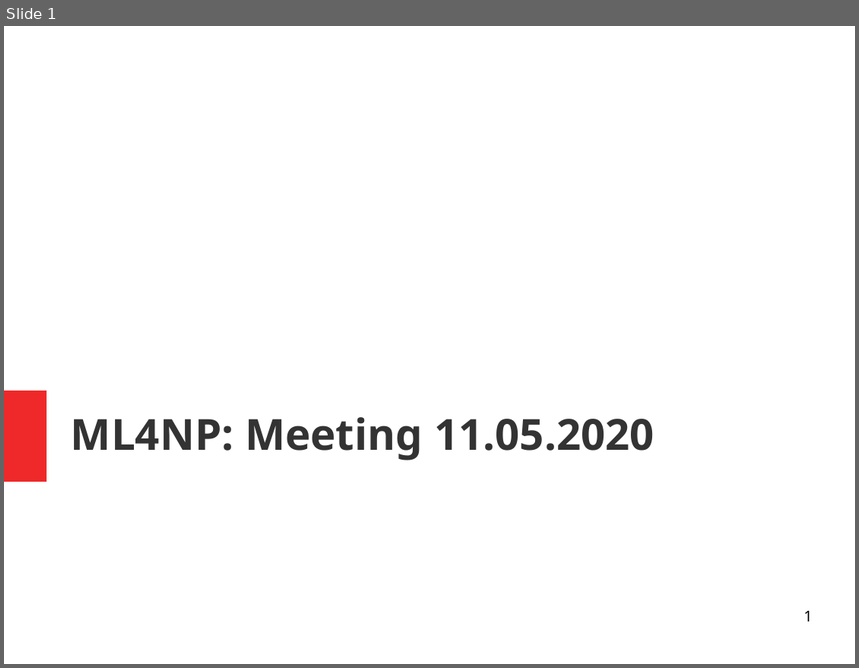
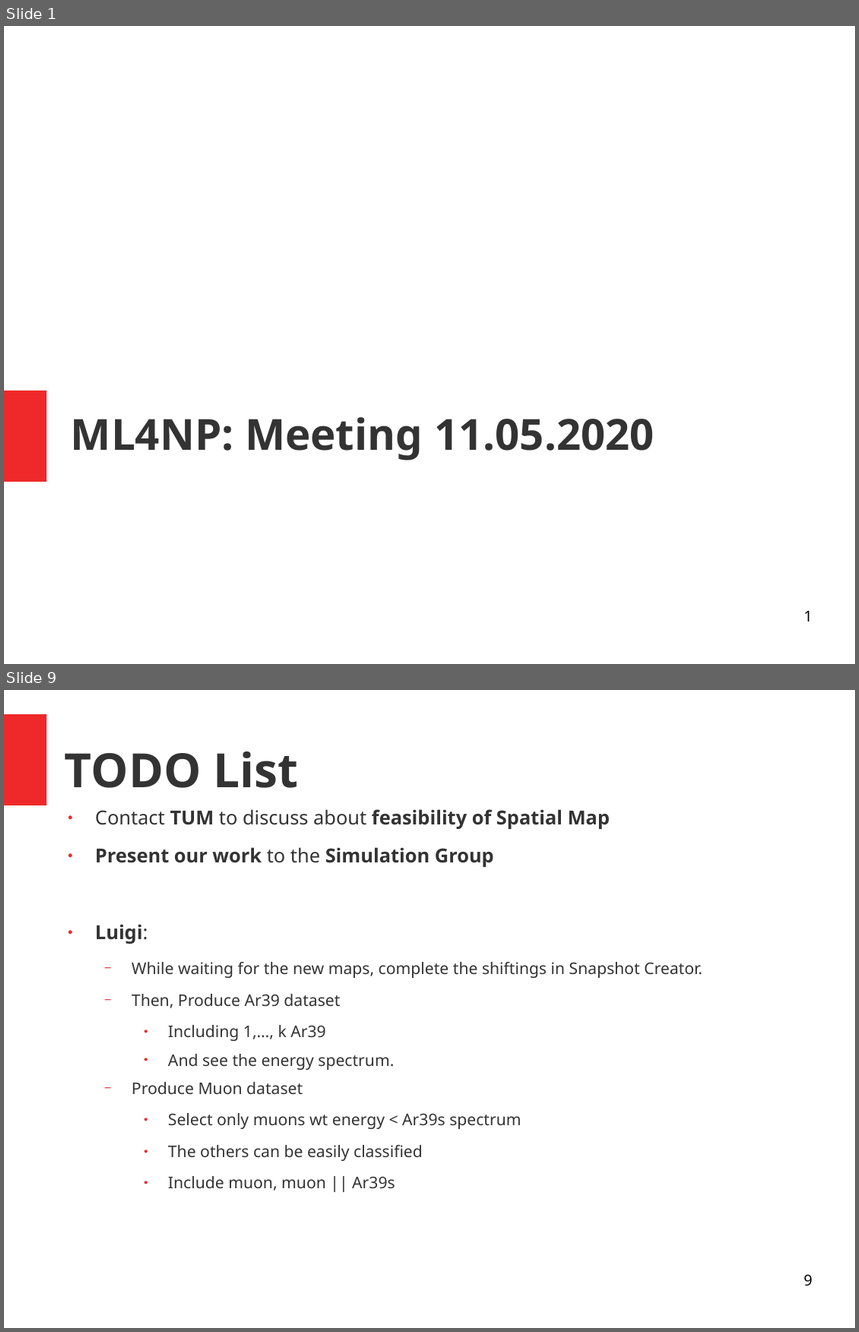
Before and after one commit to luigiberducci/ML4NP, a slide deck: Docs/meeting_ml4np_11mag2020.odp. Shown one above the other, each under a label of ours: slide 1 before the commit, slides 1 and 9 after it; the slides between them are not shown. The pictures are 859x668 and 859x1332 pixels, drawn with LibreOffice and Linux fonts; fonts in the diff are those of the drawing. Boxes give left, top, right and bottom in pixels: in the first picture for what was removed or moved away, otherwise in the second. Text is boxed around its words. In the diff, an @@ line names an element or a change of style, - is before the commit and + after.

```diff
--- a/Docs/meeting_ml4np_11mag2020.odp
+++ b/Docs/meeting_ml4np_11mag2020.odp
@@ slide 9 added at bbox=[4, 690, 855, 1328], background #FFFFFF @@
@@ rectangle added at bbox=[4, 714, 47, 805], fill #EF2929 @@
@@ title added at bbox=[65, 752, 299, 788], 44 pt, text #333333, bold @@
+TODO List
@@ text added at bbox=[95, 809, 702, 1191], 15 pt, text #333333 @@
+● Contact TUM to discuss about feasibility of Spatial Map
+● Present our work to the Simulation Group
+● Luigi:
+  − While waiting for the new maps, complete the shiftings in Snapshot Creator.
+  − Then, Produce Ar39 dataset
+    ● Including 1,…, k Ar39
+    ● And see the energy spectrum.
+  − Produce Muon dataset
+    ● Select only muons wt energy < Ar39s spectrum
+    ● The others can be easily classified
+    ● Include muon, muon || Ar39s
@@ page number added at bbox=[804, 1274, 813, 1287], 14 pt, text #000000 @@
+9
```
Also in this commit, not shown: 5 slides changed, 2 other slides added, 8 slides removed.
